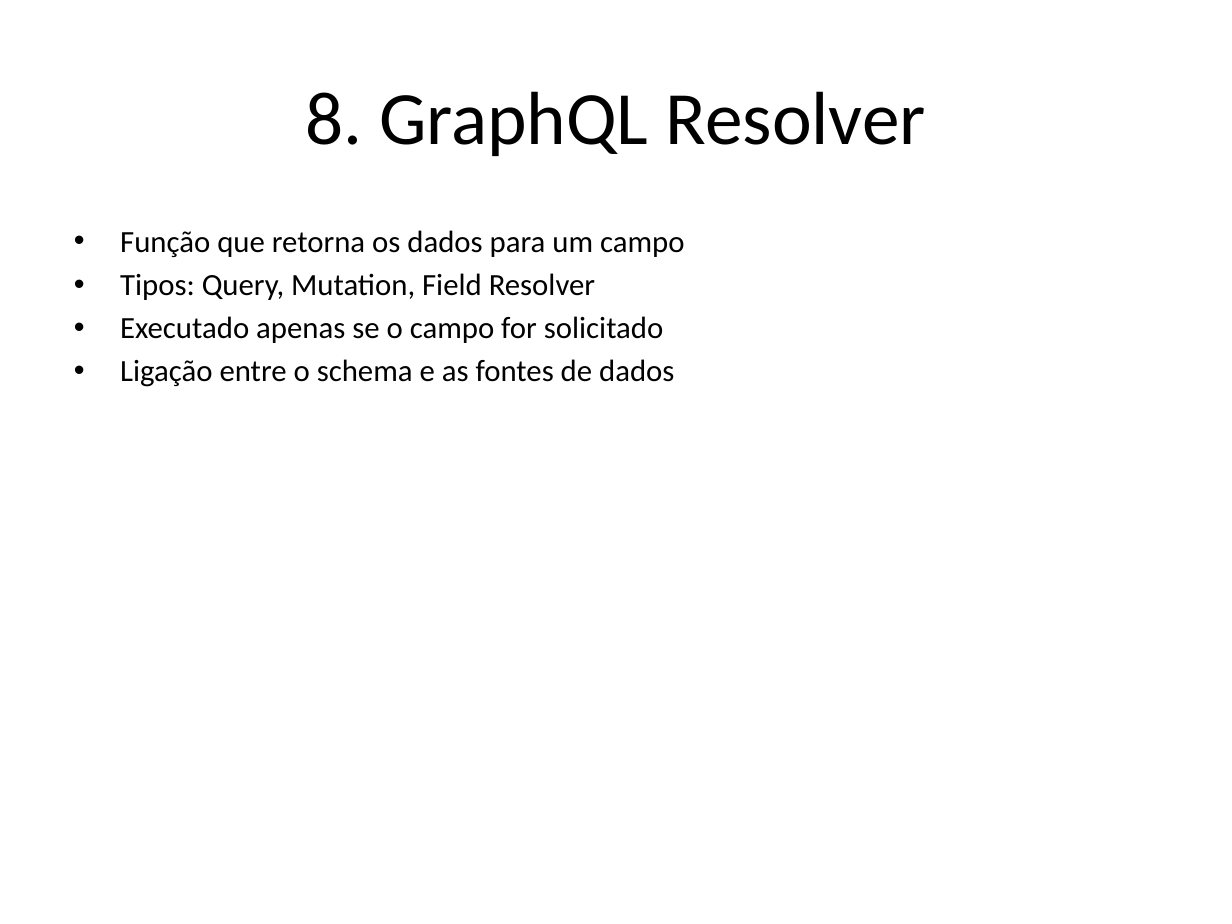
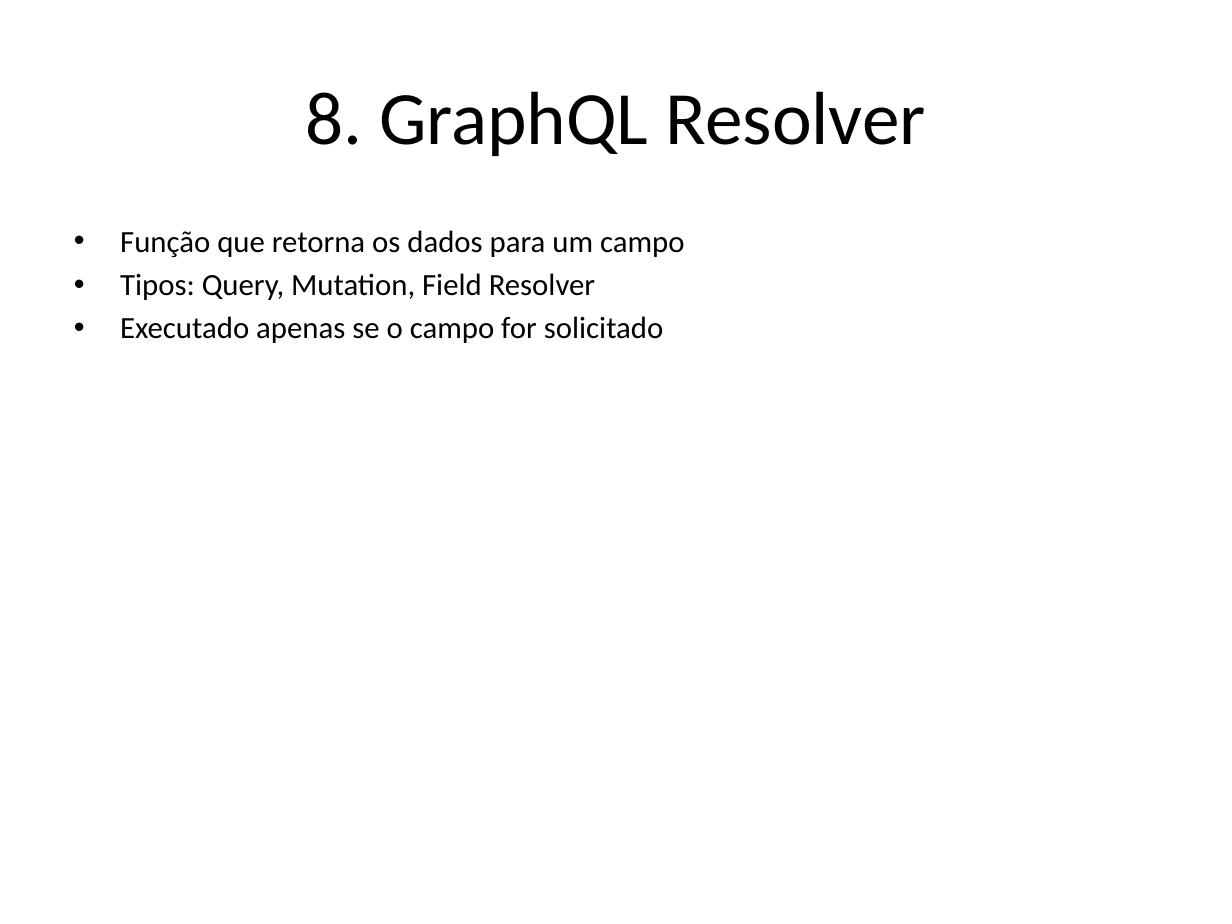
Before and after one commit to pedrobvferreira/graphql, a slide deck: slide 10 of presentation_pt.pptx. Drawn at 1232x924 pixels with LibreOffice and Linux fonts; fonts in the diff are those of the drawing. Boxes give left, top, right and bottom in pixels: in the first picture for what was removed or moved away, otherwise in the second. Text is boxed around its words. In the diff, an @@ line names an element or a change of style, - is before the commit and + after.

```diff
--- a/presentation_pt.pptx
+++ b/presentation_pt.pptx
@@ text at <box>120,359,674,387</box>: paragraph removed @@
-• Ligação entre o schema e as fontes de dados
```
Also in this commit, not shown: 1 other slide changed, 1 other file.
